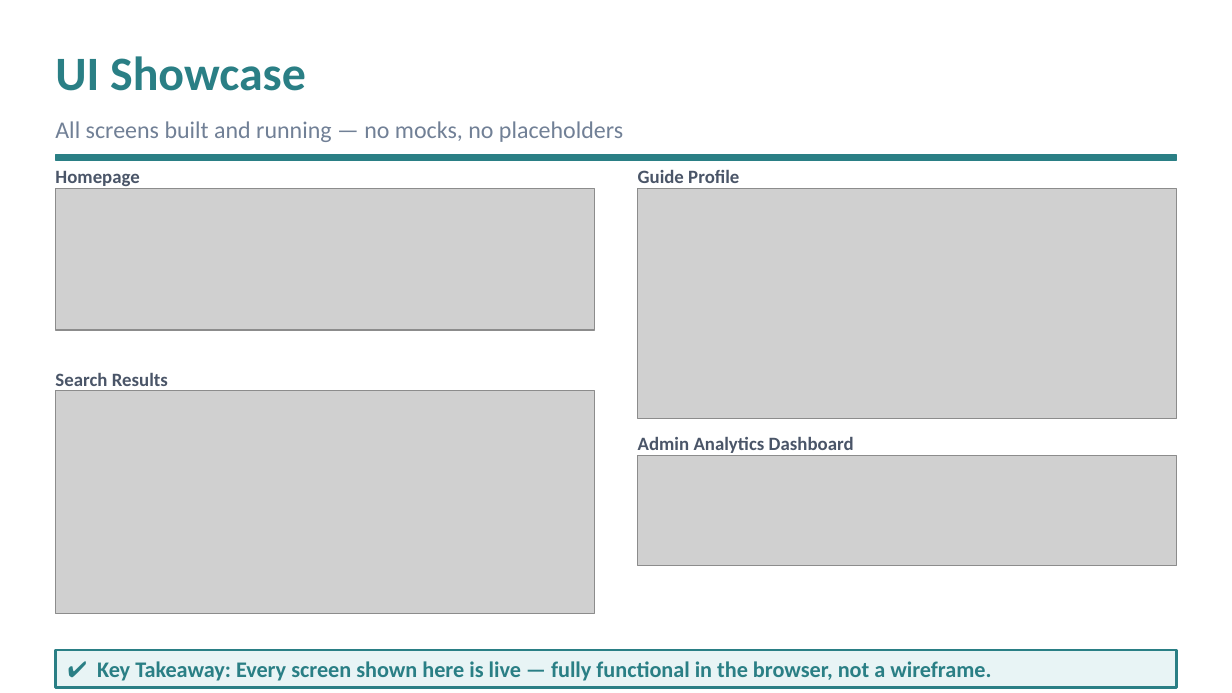
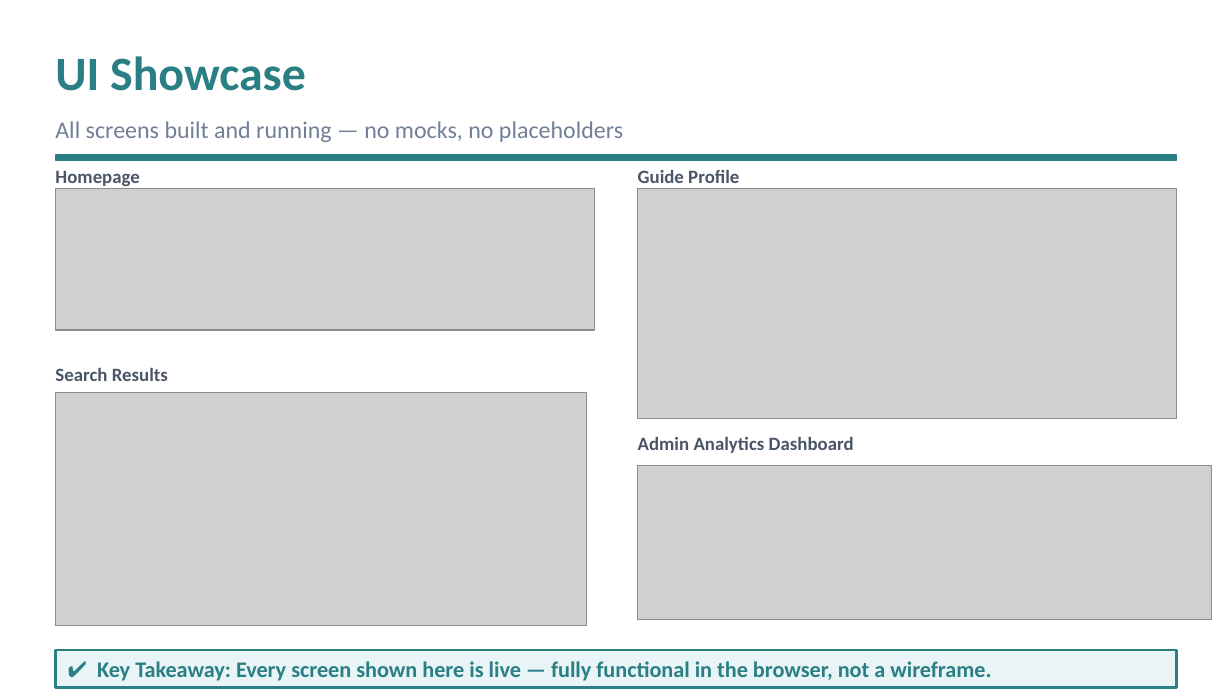
Before and after one commit to 10000Katherine/LocalGuide_Software-Engineering, a slide deck: slide 7 of docs/final/LocalGuide_Presentation.pptx. Drawn at 1232x693 pixels with LibreOffice and Linux fonts; fonts in the diff are those of the drawing; grey boxes stand for pictures. Boxes give left, top, right and bottom in pixels: in the first picture for what was removed or moved away, otherwise in the second. Text is boxed around its words. In the diff, an @@ line names an element or a change of style, - is before the commit and + after.

```diff
--- a/docs/final/LocalGuide_Presentation.pptx
+++ b/docs/final/LocalGuide_Presentation.pptx
@@ text "Search Results" rewrapped from bbox=[55, 373, 168, 391] to bbox=[55, 368, 168, 381] @@
@@ picture: place and size @@
-picture at bbox=[55, 391, 594, 614]
+picture at bbox=[55, 393, 586, 626]
@@ picture: place and size @@
-picture at bbox=[638, 456, 1177, 565]
+picture at bbox=[638, 466, 1212, 620]
```
Also in this commit, not shown: 5 other slides changed.
